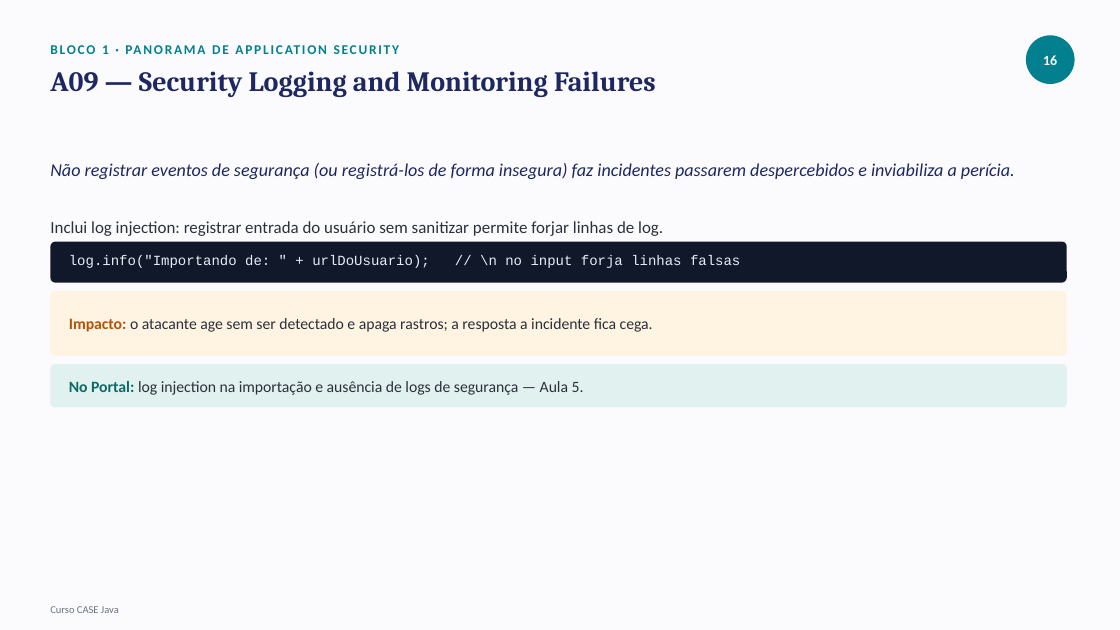
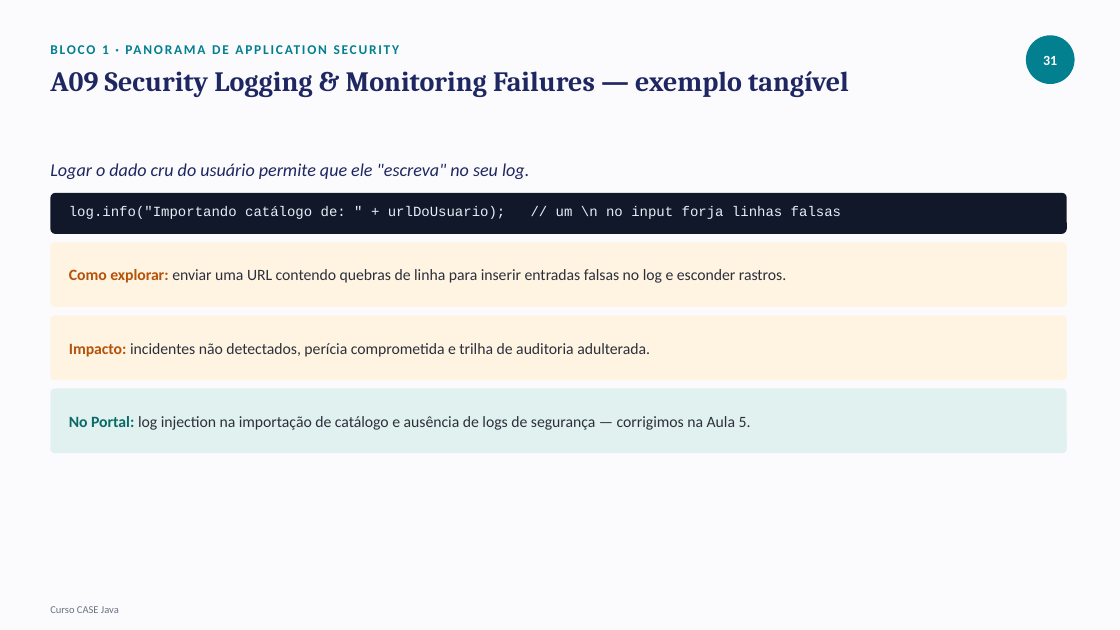
Before and after one commit to tiagocanatelliretechers/curso-case-java, a slide deck: slide 32 of materiais/aula-1/conteudo-aula-1.pptx (slide 17 before the commit). Drawn at 1120x630 pixels with LibreOffice and Linux fonts; fonts in the diff are those of the drawing. Boxes give left, top, right and bottom in pixels: in the first picture for what was removed or moved away, otherwise in the second. Text is boxed around its words. In the diff, an @@ line names an element or a change of style, - is before the commit and + after.

```diff
--- a/materiais/aula-1/conteudo-aula-1.pptx
+++ b/materiais/aula-1/conteudo-aula-1.pptx
@@ text at (x1=1043, y1=56, x2=1057, y2=65): text changed @@
-16
+31
@@ text at (x1=50, y1=71, x2=849, y2=97): text changed @@
-A09 — Security Logging and Monitoring Failures
+A09 Security Logging & Monitoring Failures — exemplo tangível
@@ text at (x1=50, y1=163, x2=529, y2=179): text changed @@
-Não registrar eventos de segurança (ou registrá-los de forma insegura) faz incidentes passarem despercebidos e inviabiliza a perícia.
+Logar o dado cru do usuário permite que ele "escreva" no seu log.
@@ rounded rectangle moved from (x1=50, y1=242, x2=1067, y2=283) to (x1=50, y1=192, x2=1067, y2=234) @@
@@ text at (x1=69, y1=206, x2=841, y2=219): text changed @@
-log.info("Importando de: " + urlDoUsuario); // \n no input forja linhas falsas
+log.info("Importando catálogo de: " + urlDoUsuario); // um \n no input forja linhas falsas
@@ text removed at (x1=50, y1=221, x2=663, y2=236) @@
-Inclui log injection: registrar entrada do usuário sem sanitizar permite forjar linhas de log.
@@ rounded rectangle added at (x1=50, y1=242, x2=1067, y2=307), fill #FFF3E2 @@
@@ text added at (x1=69, y1=269, x2=786, y2=283), 13.5 pt, text #2B303B @@
+Como explorar: enviar uma URL contendo quebras de linha para inserir entradas falsas no log e esconder rastros.
@@ rounded rectangle moved from (x1=50, y1=291, x2=1067, y2=355) to (x1=50, y1=315, x2=1067, y2=380) @@
@@ text removed at (x1=69, y1=318, x2=653, y2=332) @@
-Impacto: o atacante age sem ser detectado e apaga rastros; a resposta a incidente fica cega.
@@ text added at (x1=69, y1=343, x2=650, y2=357), 13.5 pt, text #2B303B @@
+Impacto: incidentes não detectados, perícia comprometida e trilha de auditoria adulterada.
@@ rounded rectangle resized from (x1=50, y1=364, x2=1067, y2=408) to (x1=50, y1=388, x2=1067, y2=453) @@
@@ rounded rectangle at (x1=50, y1=388, x2=1067, y2=453): proportions changed @@
@@ text at (x1=69, y1=416, x2=751, y2=430): text changed @@
-No Portal: log injection na importação e ausência de logs de segurança — Aula 5.
+No Portal: log injection na importação de catálogo e ausência de logs de segurança — corrigimos na Aula 5.
```
Also in this commit, not shown: 31 other slides changed, 22 slides added, 5 slides removed, 1 other file.
